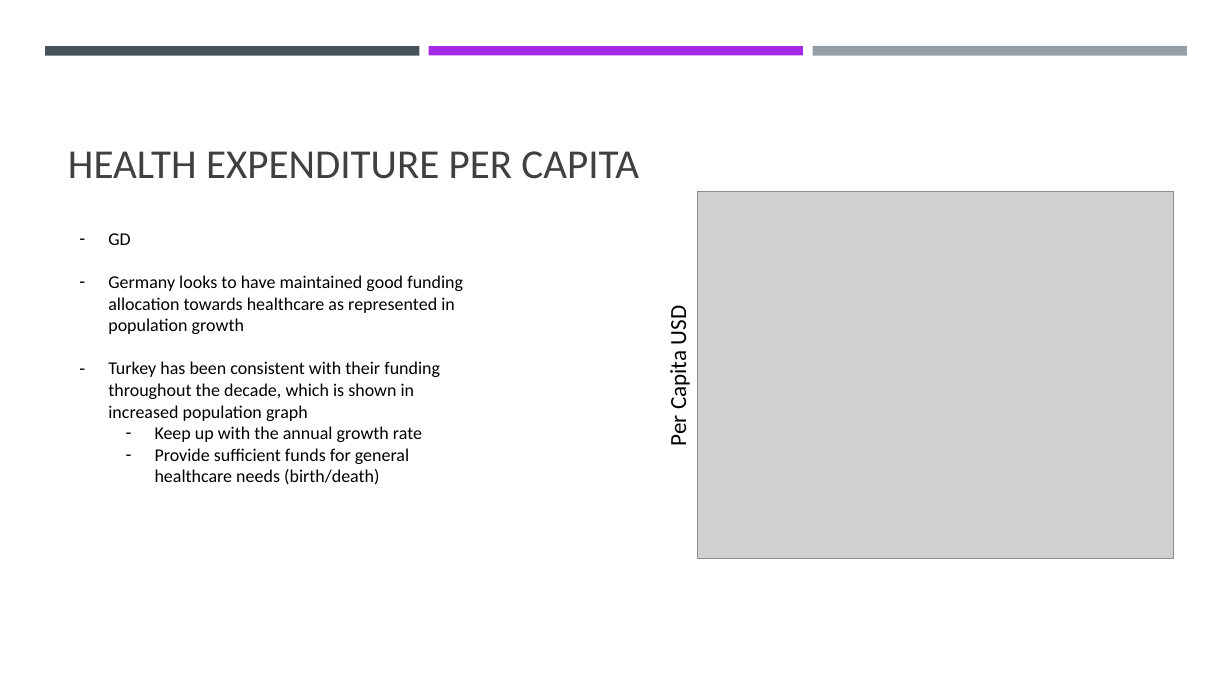
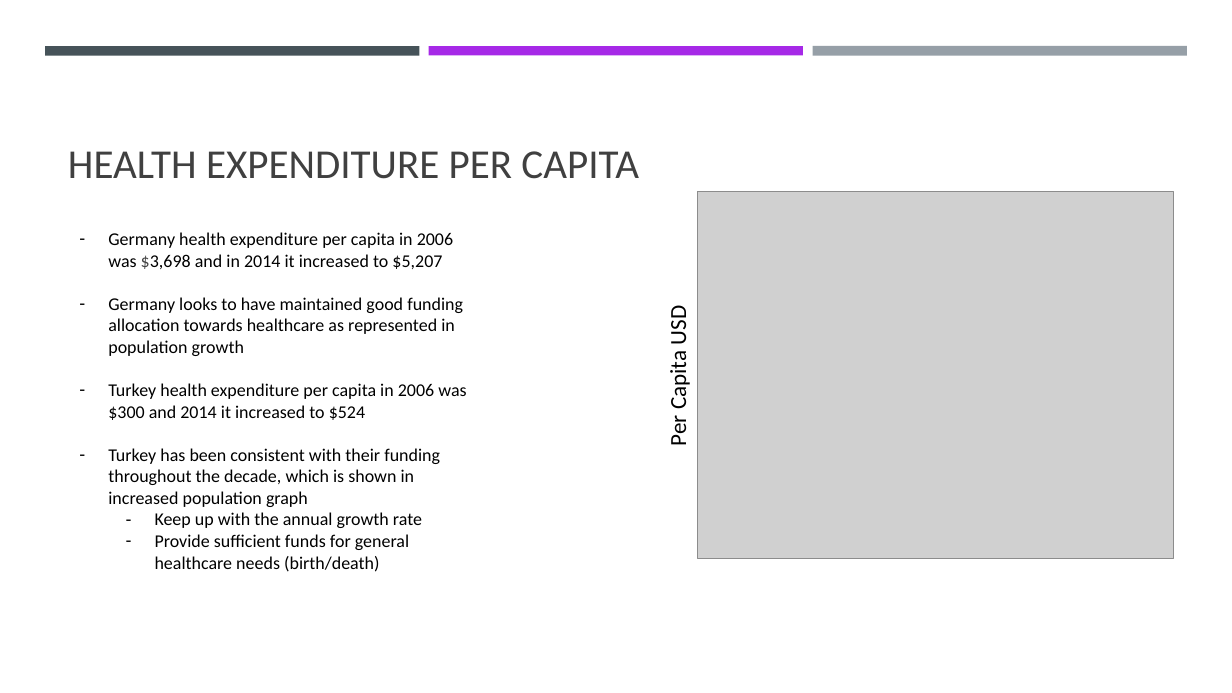
Before and after one commit to sandyseals12/Group_1_Project_1, a slide deck: slide 5 of Group_1_Final_slide_deck.pptx. Drawn at 1232x693 pixels with LibreOffice and Linux fonts; fonts in the diff are those of the drawing; grey boxes stand for pictures. Boxes give left, top, right and bottom in pixels: in the first picture for what was removed or moved away, otherwise in the second. Text is boxed around its words. In the diff, an @@ line names an element or a change of style, - is before the commit and + after.

```diff
--- a/Group_1_Final_slide_deck.pptx
+++ b/Group_1_Final_slide_deck.pptx
@@ text at [108, 232, 453, 269]: text changed @@
-– GD
+– Germany health expenditure per capita in 2006 was $3,698 and in 2014 it increased to $5,207
@@ text at [108, 383, 466, 420]: paragraph added @@
+– Turkey health expenditure per capita in 2006 was $300 and 2014 it increased to $524
```
Also in this commit, not shown: 2 other slides changed.
